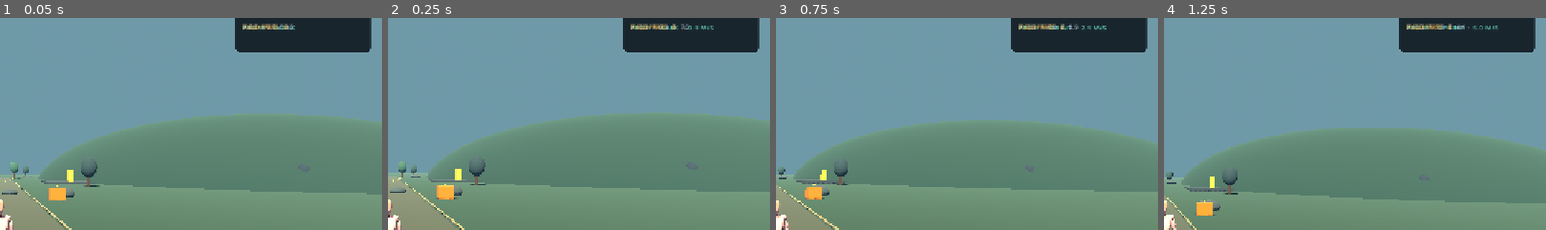
Above: before the commit, frames 1-4 (left to right).
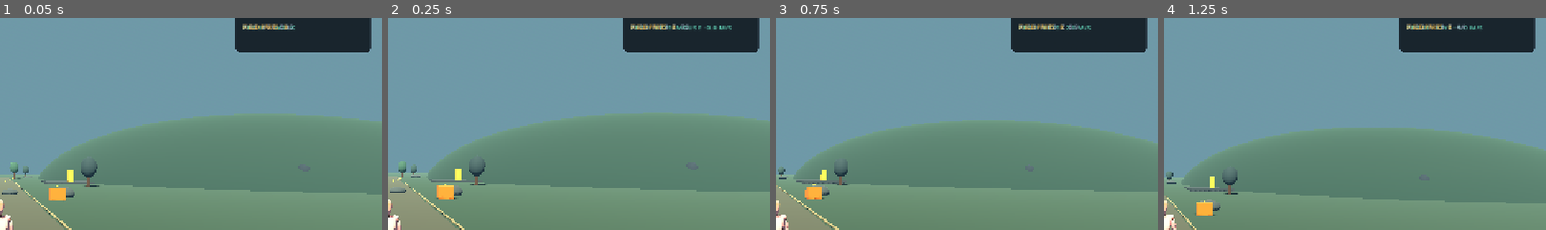
Above: after the commit, the same moments.

Repository: akcizur/as
Game: Godot game, scene res://scenes/main.tscn
Two runs of this game, one before a commit and one after it. Both use one fixed random seed, a clock stepped at 60 frames per second and the inputs below.
Inputs (mouse positions are % of the whole screen's width and height, from its top left):
- Up to frame 1 (0.05 s): no input
- Up to frame 2 (0.25 s): no input
- Up to frame 3 (0.75 s): tap Enter at 0.5 s; move the mouse to (55, 49) at 0.52 s; hold W (move_forward) from 0.53 s (still down); hold Shift (run) from 0.53 s (still down); click (55, 49) at 0.67 s
- Up to frame 4 (1.25 s): keep holding W (move_forward); keep holding Shift (run); tap Space (jump) at 0.77 s
The pictures show only the part of the screen within x 50-100%, y 5-55%; the shares and areas given below are measured in that part.

Frame 1 is identical in both runs. In frame 2, 0.2% of the frame differs, in the area x 70-90%, y 3-6%; in frame 3, 0.2%; in frame 4, 0.2%.

Commit message:
feat(hud): show automatically detected input source

Diff:
--- a/godot/scripts/hud.gd
+++ b/godot/scripts/hud.gd
@@ -115,10 +115,17 @@
 	if not is_instance_valid(telemetry_label):
 		return
 	var speed := float(data.get("speed", 0.0))
-	var running := bool(data.get("running", false))
 	var fps := int(data.get("fps", 60))
+	var input_source := str(data.get("input_source", "KEYBOARD/MOUSE"))
+	var source_label := {
+		"KEYBOARD": "KEYS",
+		"MOUSE": "MOUSE",
+		"TOUCH": "TOUCH",
+		"GAMEPAD": "PAD",
+		"KEYBOARD/MOUSE": "KEYS+MOUSE"
+	}.get(input_source, "AUTO")
 	var pos: Vector3 = data.get("position", Vector3.ZERO)
-	telemetry_label.text = "FPS %d  ·  %s  ·  %.1f M/S" % [fps, "SPRINT" if running else "WALK", speed]
+	telemetry_label.text = "FPS %d · %s · %.1f M/S" % [fps, source_label, speed]
 	position_label.text = "X %5.1f   Y %4.1f   Z %5.1f" % [pos.x, pos.y, pos.z]
 	prompt_label.text = str(data.get("prompt", ""))
 
